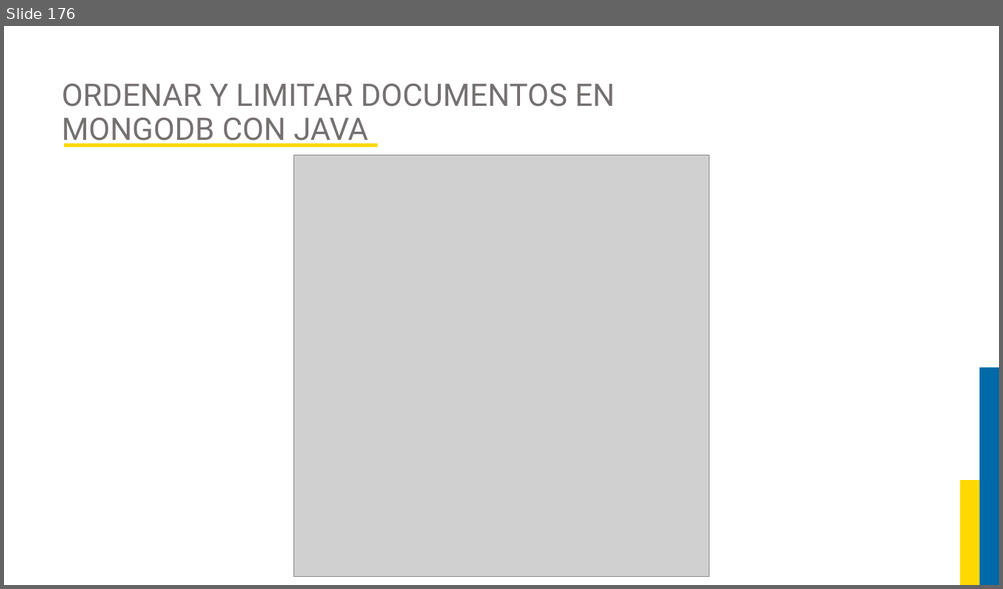
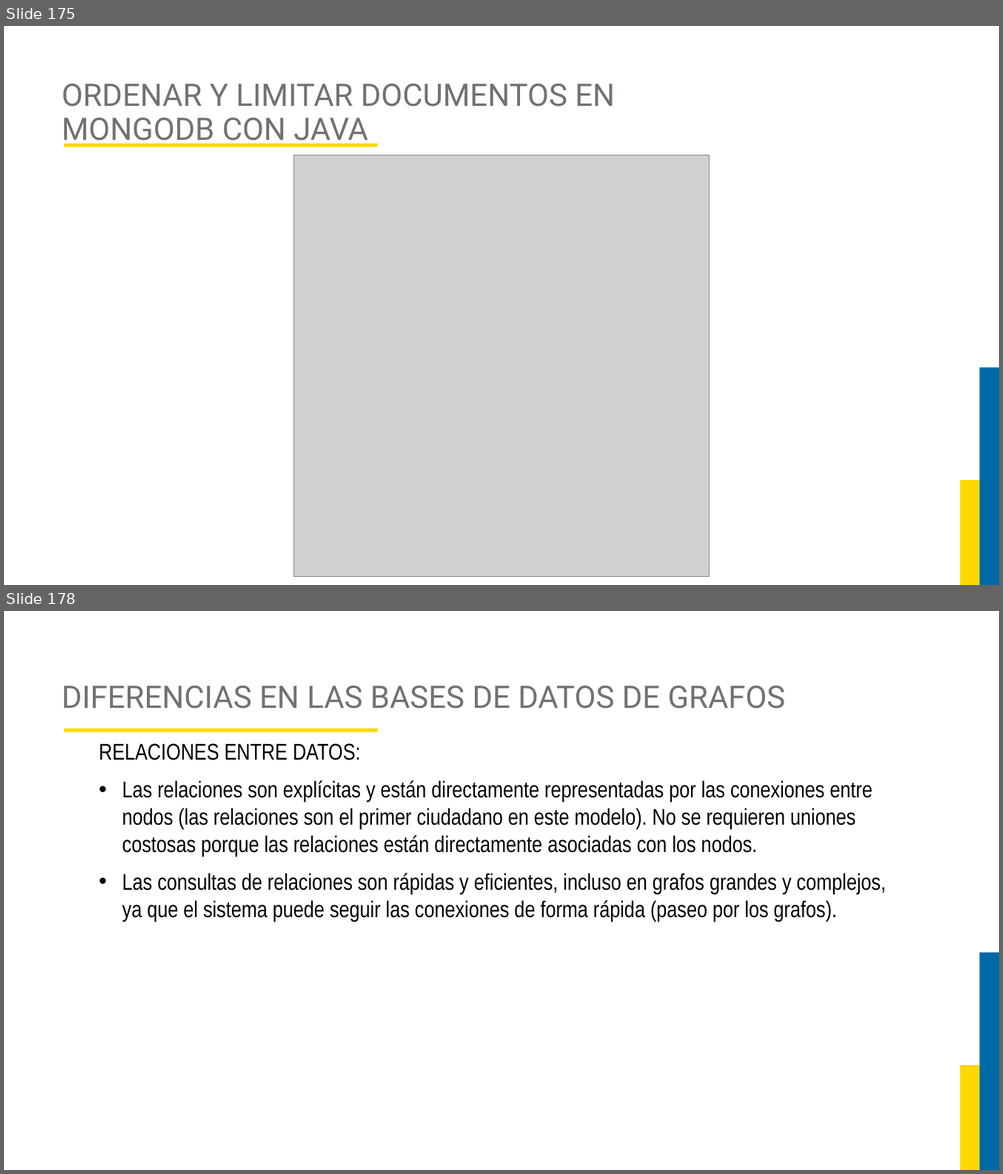
Before and after one commit to JorgeAlejandroAguirreGutierrez/proyecto-luis, a slide deck: Curso Base de Datos 2/DIAPOSITIVAS BASES DE DATOS 2.pptx. Shown one above the other, each under a label of ours: slide 176 before the commit, slides 175 and 178 after it; the slides between them are not shown. The pictures are 1003x589 and 1003x1174 pixels, drawn with LibreOffice and Linux fonts; fonts in the diff are those of the drawing; grey boxes stand for pictures; background and template pictures are left out. Boxes give left, top, right and bottom in pixels: in the first picture for what was removed or moved away, otherwise in the second. Text is boxed around its words. In the diff, an @@ line names an element or a change of style, - is before the commit and + after.

```diff
--- a/Curso Base de Datos 2/DIAPOSITIVAS BASES DE DATOS 2.pptx
+++ b/Curso Base de Datos 2/DIAPOSITIVAS BASES DE DATOS 2.pptx
@@ slide 178 added at [4, 611, 999, 1170], background #FFFFFF; not listed: 2 template elements that a slide beside it also shows @@
@@ title added at [62, 686, 785, 709], 30 pt, text #757070 @@
+DIFERENCIAS EN LAS BASES DE DATOS DE GRAFOS
@@ rectangle added at [64, 728, 377, 732], fill #FDD901 @@
@@ text added at [99, 743, 886, 922], 22 pt, text #000000 @@
+RELACIONES ENTRE DATOS:
+• Las relaciones son explícitas y están directamente representadas por las conexiones entre nodos (las relaciones son el primer ciudadano en este modelo). No se requieren uniones costosas porque las relaciones están directamente asociadas con los nodos.
+• Las consultas de relaciones son rápidas y eficientes, incluso en grafos grandes y complejos, ya que el sistema puede seguir las conexiones de forma rápida (paseo por los grafos).
@@ what was slide 176 is now slide 175 @@
```
Also in this commit, not shown: 2 slides changed, 26 other slides added, 1 slide removed, 14 other files.
